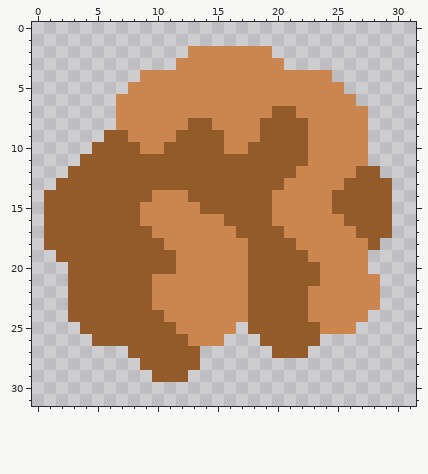
File history of a pixel-art sprite, sprites/liquids/aether.png. Above is the file before it was changed.
The file is 32x32 pixels.
Once edited:
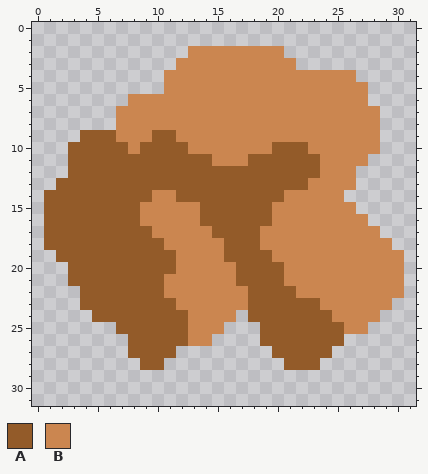
Palette (. is transparent): A #935b29  B #cb8650
The edit:
y 2: x 20 . -> B
y 3: x 21 . -> B
y 4: x 9..10 BB -> ..; x 25..26 .. -> BB
y 5: x 8..10 BBB -> ...; x 26..27 .. -> BB
y 6: x 7 B -> .; x 27 . -> B
y 7: x 20..21 AA -> BB; x 28 . -> B
y 8: x 13..14 AA -> BB; x 19..22 AAAA -> BBBB; x 28 . -> B
y 9: x 4..5 .. -> AA; x 7 A -> B; x 10..15 BBAAAA -> AABBBB; x 19..22 AAAA -> BBBB; x 28 . -> B
y 10: x 3..4 .. -> AA; x 8..10 ABB -> BAA; x 13..15 AAA -> BBB; x 18..19 AA -> BB; x 28 . -> B
y 11: x 3 . -> A; x 15..17 AAA -> BBB; x 23 B -> A
y 12: x 22..23 BB -> AA; x 27..28 AA -> ..
y 13: x 21..22 BB -> AA; x 26..29 AAAA -> B...
y 14: x 12 B -> A; x 20 B -> A; x 25..29 AAAAA -> B....
y 15: x 25..29 AAAAA -> BB...
y 16: x 14..15 BB -> AA; x 26..29 AAAA -> BB..
y 17: x 15..16 BB -> AA; x 19..20 AA -> BB; x 27..29 AAA -> BB.
y 18: x 16..17 BB -> AA; x 19..21 AAA -> BBB; x 28..29 A. -> BB
y 19: x 16..17 BB -> AA; x 20..22 AAA -> BBB; x 28..30 ... -> BBB
y 20: x 17 B -> A; x 21..23 AAA -> BBB; x 28..30 ... -> BBB
y 21: x 10 B -> A; x 17 B -> A; x 21..23 AAA -> BBB; x 29..30 .. -> BB
y 22: x 3 A -> .; x 10 B -> A; x 22 A -> B; x 29..30 .. -> BB
y 23: x 3 A -> .; x 10..11 BB -> AA; x 23 B -> A; x 29 . -> B
y 24: x 3..4 AA -> ..; x 11..12 BB -> AA; x 17 B -> .; x 23..24 BB -> AA; x 28 . -> B
y 25: x 4..6 AAA -> ...; x 12 B -> A; x 16 B -> .; x 18 A -> .; x 24..25 BB -> AA; x 27 . -> B
y 26: x 5..7 AAA -> ...; x 15 B -> .; x 24..25 .. -> AA
y 27: x 12..13 AA -> ..; x 23..24 .. -> AA
y 28: x 11..13 AAA -> ...; x 21..23 ... -> AAA
y 29: x 10..12 AAA -> ...
Where, in picture pixels (left, top, right, bottom), the same in both pictures:
changed: (68, 46, 404, 382)
